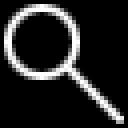
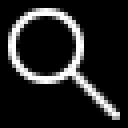
Before/after of a w=128, h=128 layered artwork. What changed in the layer stack:
added group "opt 2" with 2 layers above "opt 1" over [8, 8, 120, 120]
added layer "Line" (1st of 2, in "opt 2") in group "opt 2" over [64, 64, 120, 120]
added layer "Ellipse 1" in group "opt 2" over [8, 8, 84, 84]
renamed "opt2" to "opt 1", hid the group it (3 layers) over [4, 4, 124, 124]
renamed "Layer 6" to "Background", moved it out of group "opt2" over [4, 4, 124, 124]
removed group "opt1" (2 layers) over [4, 4, 124, 124]
removed layer "Layer 4" from group "opt1" over [4, 4, 124, 124]
removed layer "Layer 5" from group "opt1" over [4, 4, 124, 124]
